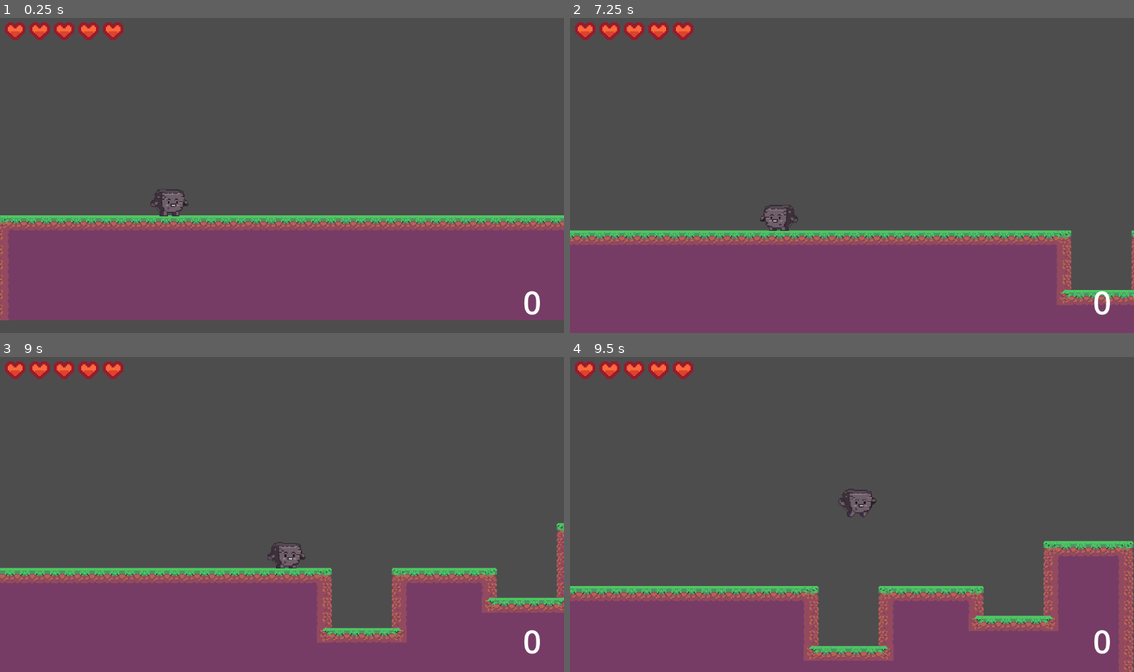
Above: before the commit, frames 1-4 (two rows, left to right).
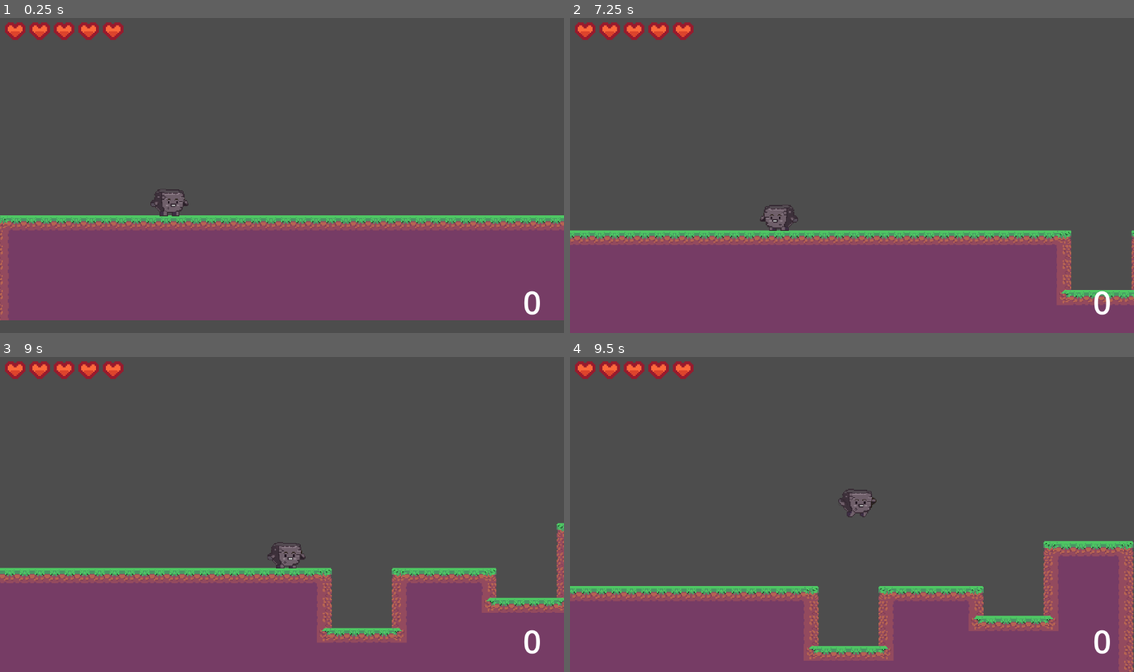
Above: after the commit, the same moments.

Repository: AdriSabadell/Plataformas2D_AdrianMartinez
Game: Godot game, scene res://Scenes/Levels/Tuto.tscn
Same seed, same stepped clock (60 frames per second), same inputs: the game is played once before the commit and once after it. This scene is started directly instead of the project's main scene.
Inputs (mouse positions are in pixels of both pictures, inside the frame that each line leads up to):
- Up to frame 1 (0.25 s): no input
- Up to frame 2 (7.25 s): tap Enter (ui_accept) at 0.5 s; move the mouse to (976, 159) at 0.52 s; hold D (Move_Right) 0.53-2.03 s; click (976, 159) at 0.6 s; tap Space (Jump) at 0.77, 1.52, 3.02, 3.77, 4.52, 6.02, 6.77 s; move the mouse to (739, 191) at 1.27 s; click (739, 191) at 1.35 s; move the mouse to (908, 106) at 2.02 s; hold A (Move_Left) 2.03-2.78 s; click (908, 106) at 2.1 s; move the mouse to (823, 238) at 2.77 s; hold D (Move_Right) 2.78-4.28 s; click (823, 238) at 2.85 s; move the mouse to (1021, 222) at 3.52 s; click (1021, 222) at 3.6 s; move the mouse to (682, 128) at 4.27 s; hold A (Move_Left) 4.28-5.03 s; click (682, 128) at 4.35 s; move the mouse to (880, 175) at 5.02 s; hold D (Move_Right) 5.03-5.78 s; click (880, 175) at 5.1 s; move the mouse to (767, 96) at 5.77 s; hold A (Move_Left) from 5.78 s (still down); click (767, 96) at 5.85 s; move the mouse to (976, 159) at 6.52 s; click (976, 159) at 6.6 s
- Up to frame 3 (9 s): move the mouse to (169, 530) at 7.27 s; release A (Move_Left) at 7.28 s; hold D (Move_Right) from 7.28 s (still down); click (169, 530) at 7.35 s; tap Space (Jump) at 7.52 s; move the mouse to (338, 445) at 8.02 s; click (338, 445) at 8.1 s; move the mouse to (253, 577) at 8.77 s; click (253, 577) at 8.85 s
- Up to frame 4 (9.5 s): keep holding D (Move_Right); tap Space (Jump) at 9.02 s

Frames 1-2 are identical in both runs. In frame 3, less than 0.1% of the frame differs, in the area x 0-100%, y 67-90%; in frame 4, nothing differs.

Commit message:
Matar Shooter

Diff:
--- a/Scenes/Enemy2Shoot.tscn
+++ b/Scenes/Enemy2Shoot.tscn
@@ -1,27 +1,19 @@
-[gd_scene load_steps=6 format=3 uid="uid://c035f2hdgtlwb"]
+[gd_scene load_steps=7 format=3 uid="uid://c035f2hdgtlwb"]
 
 [ext_resource type="Script" path="res://Scripts/Enemy2Shoot.gd" id="1_lnoer"]
 [ext_resource type="Texture2D" uid="uid://dbieufo5jw4ea" path="res://Sprite/Enemy/enemigo 2.png" id="2_n0syi"]
+[ext_resource type="Script" path="res://Scenes/EnemyShootKillIt.gd" id="3_ucir2"]
 [ext_resource type="AudioStream" uid="uid://caqni48donsg5" path="res://Sound/disparoEnemigo.wav" id="3_y1dx3"]
+
+[sub_resource type="RectangleShape2D" id="RectangleShape2D_08op6"]
+size = Vector2(263, 228)
 
 [sub_resource type="CapsuleShape2D" id="CapsuleShape2D_xi2hd"]
 radius = 16.0
 height = 32.0
 
-[sub_resource type="RectangleShape2D" id="RectangleShape2D_08op6"]
-size = Vector2(263, 228)
-
-[node name="Enemy" type="Area2D"]
+[node name="EnemyShoot" type="Area2D"]
 script = ExtResource("1_lnoer")
-
-[node name="Sprite2D" type="Sprite2D" parent="."]
-position = Vector2(-3, -2)
-scale = Vector2(0.71, 0.71)
-texture = ExtResource("2_n0syi")
-flip_h = true
-
-[node name="CollisionShape2D" type="CollisionShape2D" parent="."]
-shape = SubResource("CapsuleShape2D_xi2hd")
 
 [node name="Marker2D" type="Marker2D" parent="."]
 position = Vector2(-15, 0)
@@ -33,6 +25,21 @@
 [node name="SonidoDisparo" type="AudioStreamPlayer" parent="."]
 stream = ExtResource("3_y1dx3")
 
+[node name="Area2D" type="Area2D" parent="." node_paths=PackedStringArray("Enemy_scene")]
+script = ExtResource("3_ucir2")
+Enemy_scene = NodePath("..")
+
+[node name="Sprite2D" type="Sprite2D" parent="Area2D"]
+position = Vector2(-3, -2)
+scale = Vector2(0.71, 0.71)
+texture = ExtResource("2_n0syi")
+flip_h = true
+
+[node name="CollisionShape2D" type="CollisionShape2D" parent="Area2D"]
+shape = SubResource("CapsuleShape2D_xi2hd")
+
 [connection signal="area_entered" from="." to="." method="_on_area_entered"]
 [connection signal="body_entered" from="." to="." method="_on_body_entered"]
 [connection signal="body_exited" from="." to="." method="_on_body_exited"]
+[connection signal="area_entered" from="Area2D" to="Area2D" method="_on_area_entered"]
+[connection signal="area_shape_entered" from="Area2D" to="Area2D" method="_on_area_shape_entered"]
--- /dev/null
+++ b/Scenes/EnemyShootKillIt.gd
@@ -0,0 +1,20 @@
+extends Area2D
+
+@export var Enemy_scene: Area2D
+# Called when the node enters the scene tree for the first time.
+func _ready():
+	pass # Replace with function body.
+
+
+# Called every frame. 'delta' is the elapsed time since the previous frame.
+func _process(delta):
+	pass
+
+
+
+
+func _on_area_entered(area):
+	if area.is_in_group("Bullet"):
+		print("MuerteEnemyScene")
+		if Enemy_scene != null:
+			Enemy_scene.queue_free()
--- a/Scenes/Levels/Tuto.tscn
+++ b/Scenes/Levels/Tuto.tscn
@@ -7,6 +7,7 @@
 [ext_resource type="PackedScene" uid="uid://ds2nmivy6gpdy" path="res://Scenes/recarga.tscn" id="5_owi0y"]
 [ext_resource type="PackedScene" uid="uid://c035f2hdgtlwb" path="res://Scenes/Enemy2Shoot.tscn" id="6_qcwg4"]
 [ext_resource type="PackedScene" uid="uid://b6i6bo682g7wu" path="res://Scenes/spikes.tscn" id="7_u5yb2"]
+[ext_resource type="PackedScene" uid="uid://bk62ra3tu2ngf" path="res://Scenes/botiquin.tscn" id="8_1co5j"]
 
 [sub_resource type="TileSetAtlasSource" id="TileSetAtlasSource_5eh3i"]
 texture = ExtResource("1_4ft8g")
@@ -121,5 +122,8 @@
 position = Vector2(2032, -108)
 
 [node name="Enemy3" parent="." instance=ExtResource("4_gqsgf")]
-position = Vector2(3232, -30)
+position = Vector2(3236, -31)
 final_position = 3420
+
+[node name="Botiquin" parent="." instance=ExtResource("8_1co5j")]
+position = Vector2(2778, -163)
--- /dev/null
+++ b/Scenes/botiquin.gd
@@ -0,0 +1,14 @@
+extends Area2D
+
+
+# Called when the node enters the scene tree for the first time.
+func _ready():
+	pass # Replace with function body.
+
+
+
+
+func _on_body_entered(body):
+	if body.is_in_group("Player"):
+		body.add_life()
+		queue_free()
--- /dev/null
+++ b/Scenes/botiquin.tscn
@@ -0,0 +1,33 @@
+[gd_scene load_steps=5 format=3 uid="uid://bk62ra3tu2ngf"]
+
+[ext_resource type="Texture2D" uid="uid://dprlmqrmrkakx" path="res://Sprite/HUD/botiquin.png" id="1_536m2"]
+[ext_resource type="Script" path="res://Scenes/botiquin.gd" id="1_oea0q"]
+
+[sub_resource type="CircleShape2D" id="CircleShape2D_qgwal"]
+radius = 16.1245
+
+[sub_resource type="GDScript" id="GDScript_vf3fw"]
+script/source = "extends CollisionShape2D
+
+
+
+func _on_botiquin_body_entered(body):
+	if body.is_in_group(\"Player\"):
+		body.add_life()
+		queue_free()
+
+"
+
+[node name="Botiquin" type="Area2D"]
+script = ExtResource("1_oea0q")
+
+[node name="Sprite2D" type="Sprite2D" parent="."]
+scale = Vector2(0.065, 0.065)
+texture = ExtResource("1_536m2")
+
+[node name="CollisionShape2D" type="CollisionShape2D" parent="."]
+shape = SubResource("CircleShape2D_qgwal")
+script = SubResource("GDScript_vf3fw")
+
+[connection signal="body_entered" from="." to="." method="_on_body_entered"]
+[connection signal="body_entered" from="." to="CollisionShape2D" method="_on_botiquin_body_entered"]
--- a/Scripts/player.gd
+++ b/Scripts/player.gd
@@ -110,7 +110,12 @@
 	score_text.text = str(num_bullets)
 	print("Recarga")
 
-
+func add_life():
+	lifes = 5
+	heart5.visible = true
+	heart4.visible = true
+	heart3.visible = true
+	heart2.visible = true
 func game_over():
 	#get_tree().reload_current_scene()
 	get_tree().call_deferred("reload_current_scene")
--- a/Scripts/recarga.gd
+++ b/Scripts/recarga.gd
@@ -2,5 +2,5 @@
 
 func _on_body_entered(body):
 	if body.is_in_group("Player"):
+		body.add_bullets()
 		queue_free()
-		body.add_bullets()
Not shown: 1 places in Scenes/Levels/Tuto.tscn that only renumber resources
Binary file added: Sprite/HUD/botiquin.png
Not shown, added: Sprite/HUD/botiquin.png.import
Not shown, added: Scenes/botD19B.tmp
